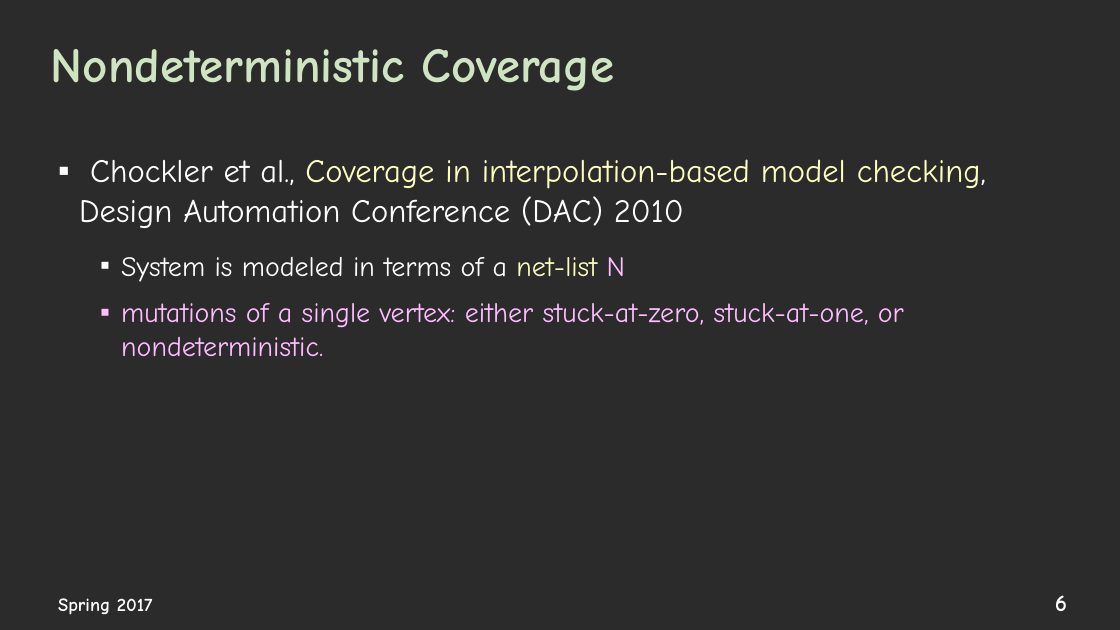
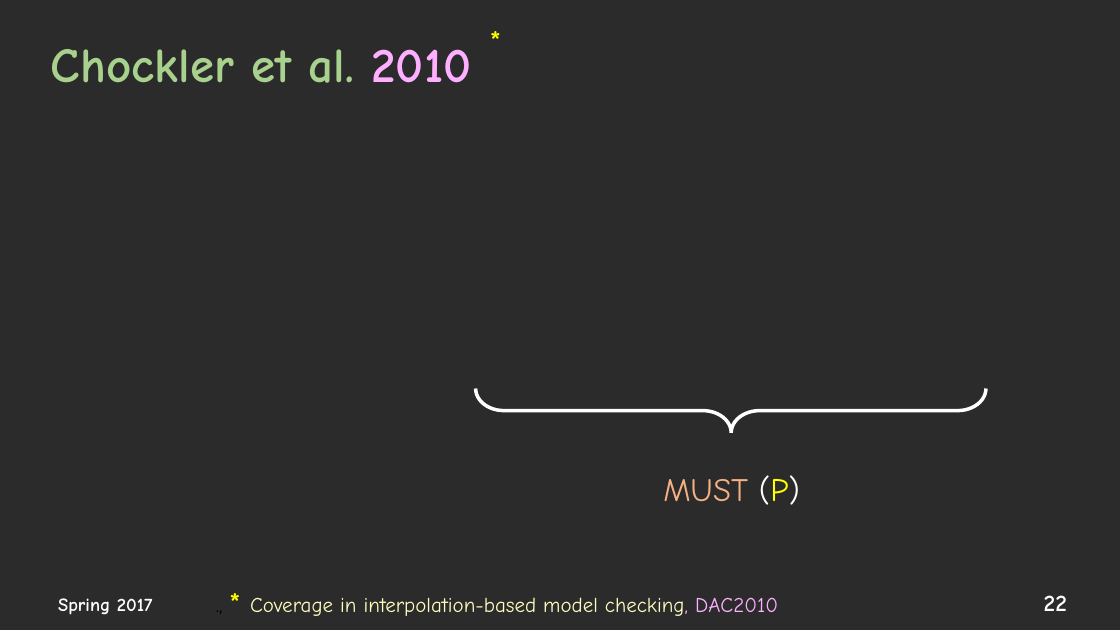
Before and after one commit to elaghs/Working, a slide deck: slide 22 of presentations/WPE_coverage.pptx (slide 6 before the commit). Drawn at 1120x630 pixels with LibreOffice and Linux fonts; fonts in the diff are those of the drawing; grey boxes stand for pictures; background and template pictures are left out; a plain dark background stands for a picture behind light text. Boxes give left, top, right and bottom in pixels: in the first picture for what was removed or moved away, otherwise in the second. Text is boxed around its words. In the diff, an @@ line names an element or a change of style, - is before the commit and + after.

```diff
--- a/presentations/WPE_coverage.pptx
+++ b/presentations/WPE_coverage.pptx
@@ text added at bbox=[482, 18, 514, 60], 24 pt, text #FFFF00, bold @@
+*
@@ title at bbox=[51, 49, 472, 83]: text changed; text colour #CFE5C1 to #A9D18E @@
-Nondeterministic Coverage
+Chockler et al. 2010
@@ text removed at bbox=[79, 159, 986, 356] @@
-▪ Chockler et al., Coverage in interpolation-based model checking, Design Automation Conference (DAC) 2010
-  ▪ System is modeled in terms of a net-list N
-  ▪ mutations of a single vertex: either stuck-at-zero, stuck-at-one, or nondeterministic.
@@ left brace added at bbox=[476, 389, 987, 433], outline #FFFFFF 3 pt @@
@@ text added at bbox=[663, 475, 800, 505], 28 pt, text #F4B183 @@
+MUST (P)
@@ text added at bbox=[250, 597, 778, 616], 18 pt, text #FDFDBF @@
+., * Coverage in interpolation-based model checking, DAC2010
@@ page number at bbox=[1044, 595, 1067, 611]: text changed @@
-6
+22
```
Also in this commit, not shown: 13 other slides changed, 24 slides added, 4 slides removed, 3 other files.
